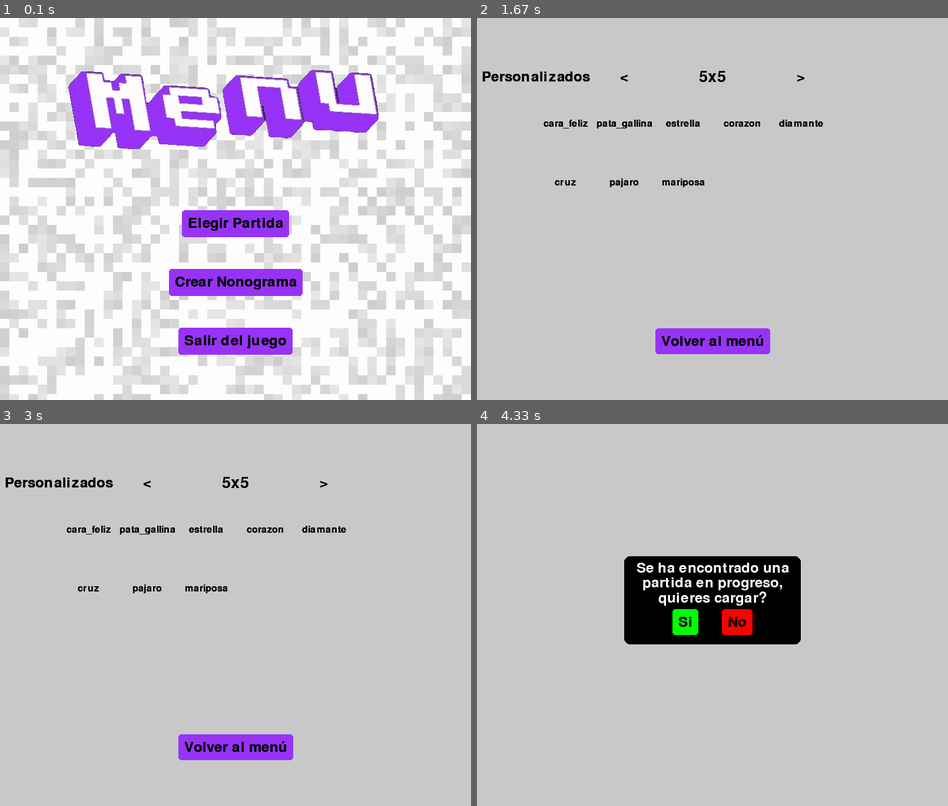
Above: before the commit, frames 1-4 (two rows, left to right).
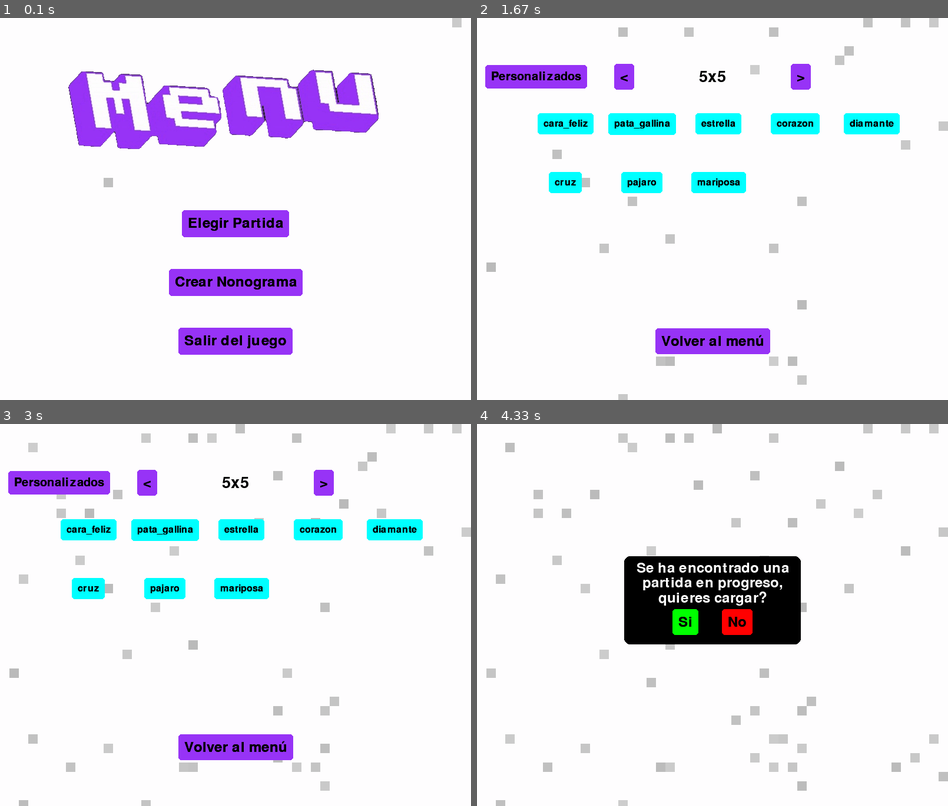
Above: after the commit, the same moments.

Repository: Diego-ipt/Pygame_nonograma
Game: pygame game, started from inicio.py
The game is run twice, just before and just after one commit, with the same random seed, the same clock (stepped at 60 frames per second) and the same inputs.
Inputs (mouse positions are in pixels of both pictures, inside the frame that each line leads up to):
- Up to frame 1 (0.1 s): no input
- Up to frame 2 (1.67 s): click (693, 224) at 0.38 s; click (599, 212) at 0.72 s
- Up to frame 3 (3 s): no input
- Up to frame 4 (4.33 s): click (646, 534) at 3.05 s

The runs differ from the first frame. In frame 1, 36% of the frame differs, in the area x 0-100%, y 0-100%; in frame 2, 97%; in frame 3, 96%; in frame 4, 89%.

Commit message:
Fondo de elegir partida ahora utiliza la animacion de menu principal, mejorado un poco del diseno de botones y arreglado el bug de boton para cambiar tipo de nivel

Diff:
--- a/nonograma_core/Elementos_graficos/elementos_menus.py
+++ b/nonograma_core/Elementos_graficos/elementos_menus.py
@@ -1,3 +1,5 @@
+import random
+
 import pygame
 
 # Función para mostrar texto en la pantalla
@@ -52,6 +54,14 @@
         self.text_input = text
         self.text = self.font.render(str(self.text_input), True, "black")
         self.text_rect = self.text.get_rect(center=(self.x_pos, self.y_pos))
+        # Si no hay imagen, solo actualiza el texto y el rectángulo de colisión
+        if self.image is None:
+            self.hitbox = pygame.Rect(
+                self.text_rect.left - self.rect_padding[0],
+                self.text_rect.top - self.rect_padding[1],
+                self.text_rect.width + 2 * self.rect_padding[0],
+                self.text_rect.height + 2 * self.rect_padding[1]
+            )
 
 class PopUp:
     def __init__(self, pos, size, message, font, base_color, text_color, border_radius=10, padding=20):
@@ -153,3 +163,33 @@
     else:
         print("Error: No se han cargado los fotogramas")
         return indice_fotograma, contador
+
+
+GRID_ESTADO_FONDO_MENU = [[False for _ in range(50)] for _ in range(50)]
+
+
+def dibujar_grid_fondo_menu(pantalla, filas, columnas, tamano_celda, color_activo, color_inactivo):
+    for fila in range(filas):
+        for columna in range(columnas):
+            x = columna * tamano_celda
+            y = fila * tamano_celda
+            celda_surface = pygame.Surface((tamano_celda, tamano_celda), pygame.SRCALPHA)
+            # Definir el color con transparencia (valor alfa entre 0 y 255)
+            color = (*color_activo[:3], random.randrange(50, 70)) if GRID_ESTADO_FONDO_MENU[fila][columna] else (*color_inactivo[:3], 255)
+            # Rellenar la superficie con el color y la transparencia
+            celda_surface.fill(color)
+            # Dibujar la celda en la pantalla
+            pantalla.blit(celda_surface, (x, y))
+
+
+def actualizar_grid_fondo_menu():
+    probabilidad_prenderse = 0.0001
+    probabilidad_apagarse = 0.0002
+    for fila in range(len(GRID_ESTADO_FONDO_MENU)):
+        for columna in range(len(GRID_ESTADO_FONDO_MENU[0])):
+            if GRID_ESTADO_FONDO_MENU[fila][columna]:
+                if random.random() < probabilidad_apagarse:
+                    GRID_ESTADO_FONDO_MENU[fila][columna] = False
+            else:
+                if random.random() < probabilidad_prenderse:
+                    GRID_ESTADO_FONDO_MENU[fila][columna] = True
--- a/nonograma_core/Ventanas/VentanaElegirPartida.py
+++ b/nonograma_core/Ventanas/VentanaElegirPartida.py
@@ -7,7 +7,7 @@
 from nonograma_core.Ventanas.VentanaBase import VentanaBase
 from nonograma_core.Elementos_graficos.colores import *
 from nonograma_core.JuegoNonograma import ANCHO_PANTALLA, ALTO_PANTALLA
-from nonograma_core.Elementos_graficos.elementos_menus import mostrar_texto, Boton, PopUp
+from nonograma_core.Elementos_graficos.elementos_menus import *
 from nonograma_core.Logica.registros import *
 
 def get_levels_name(dificultad_elegida, custom=False):
@@ -47,9 +47,13 @@
 
         #Botones menu
         self.boton_volver = Boton(image=None, pos=(ANCHO_PANTALLA / 2, 550), text_input="Volver al menú", font=pygame.font.SysFont(None, 36), base_color=VIOLETA_MENU, hover_color=FUCSIA)
-        self.boton_izq = Boton(image=None, pos=(ANCHO_PANTALLA / 2 - 150, 100), text_input="<", font=pygame.font.SysFont(None, 36), base_color=GRIS, hover_color=AZUL_OSCURO)
-        self.boton_der = Boton(image=None, pos=(ANCHO_PANTALLA / 2 + 150, 100), text_input=">", font=pygame.font.SysFont(None, 36), base_color=GRIS, hover_color=AZUL_OSCURO)
-        self.boton_personalizado = Boton(image=None, pos=(100, 100), text_input="Personalizados", font=pygame.font.SysFont(None, 36), base_color=GRIS, hover_color=AZUL_OSCURO)
+        self.boton_izq = Boton(image=None, pos=(ANCHO_PANTALLA / 2 - 150, 100), text_input="<", font=pygame.font.SysFont(None, 36), base_color=VIOLETA_MENU, hover_color=FUCSIA)
+        self.boton_der = Boton(image=None, pos=(ANCHO_PANTALLA / 2 + 150, 100), text_input=">", font=pygame.font.SysFont(None, 36), base_color=VIOLETA_MENU, hover_color=FUCSIA)
+
+        self.boton_niveles_personalizados = Boton(image=None, pos=(100, 100), text_input="Personalizados", font=pygame.font.SysFont(None, 30), base_color=VIOLETA_MENU, hover_color=FUCSIA)
+        self.boton_niveles_base = Boton(image=None, pos=(100, 100), text_input="Niveles Base", font=pygame.font.SysFont(None, 30), base_color=VIOLETA_MENU, hover_color=FUCSIA)
+
+        self.boton_niveles_actuales = self.boton_niveles_personalizados
 
         #Popup de confirmacion
         self.popup_guardado = PopUp(pos=(400, 300), size=(300, 150), message="Se ha encontrado una partida en progreso, quieres cargar?", font=pygame.font.SysFont(None, 36), base_color=NEGRO, text_color=BLANCO)
@@ -74,7 +78,11 @@
     def toogle_niveles(self):
         self.custom_toogle = not self.custom_toogle
         self.niveles = self.cargar_niveles(custom=self.custom_toogle)
-        self.boton_personalizado.changeText("Personalizados" if self.custom_toogle else "Niveles Base")
+
+        if self.custom_toogle:
+            self.boton_niveles_actuales = self.boton_niveles_base
+        else:
+            self.boton_niveles_actuales = self.boton_niveles_personalizados
 
     def cargar_partida(self):
         print("cargando partida en progreso..")
@@ -87,7 +95,9 @@
 
     def run(self):
         while True:
-            self.pantalla.fill(GRIS)
+            actualizar_grid_fondo_menu()
+            self.pantalla.fill(BLANCO)
+            dibujar_grid_fondo_menu(self.pantalla, 50, 50, 16, NEGRO, BLANCO_MENU)
             menu_mouse_pos = pygame.mouse.get_pos()
 
             if self.popup_guardado.is_active:
@@ -102,7 +112,7 @@
                             self.popup_guardado.desactivar()
                             return self.iniciar_juego(self.game)
             else:
-                for boton in [self.boton_izq, self.boton_der, self.boton_volver, self.boton_personalizado]:
+                for boton in [self.boton_izq, self.boton_der, self.boton_volver, self.boton_niveles_actuales]:
                     boton.changeColor(menu_mouse_pos)
                     boton.update(self.pantalla)
 
@@ -113,9 +123,9 @@
                 niveles_nombres = self.niveles[0]
                 botones_niveles = []
                 for i, nombre in enumerate(niveles_nombres[:15]):  # Maximo 15 niveles
-                    x = 150 + (i % 5) * 100  # Posición en X para cada columna
+                    x = 150 + (i % 5) * 130  # Posición en X para cada columna
                     y = 180 + (i // 5) * 100  # Posición en Y para cada fila
-                    boton_nivel = Boton(image=None, pos=(x,y), text_input=str(nombre), font=pygame.font.SysFont(None,24), base_color=GRIS, hover_color=AZUL_OSCURO)
+                    boton_nivel = Boton(image=None, pos=(x,y), text_input=str(nombre), font=pygame.font.SysFont(None,24), base_color=CIAN, hover_color=AZUL_CLARO)
                     boton_nivel.changeColor(menu_mouse_pos)
                     boton_nivel.update(self.pantalla)
                     botones_niveles.append((boton_nivel, nombre))
@@ -129,7 +139,7 @@
                             self.cambiar_dificultad(-1)
                         if self.boton_der.checkInput(menu_mouse_pos):
                             self.cambiar_dificultad(1)
-                        if self.boton_personalizado.checkInput(menu_mouse_pos):
+                        if self.boton_niveles_actuales.checkInput(menu_mouse_pos):
                             self.toogle_niveles()
                         if self.boton_volver.checkInput(menu_mouse_pos):
                             return 'menu_principal'
--- a/nonograma_core/Ventanas/VentanaMenuPrincipal.py
+++ b/nonograma_core/Ventanas/VentanaMenuPrincipal.py
@@ -1,35 +1,11 @@
 import pygame
 import sys
-import random
 
 from nonograma_core.Elementos_graficos.AssetManager import AssetManager
-from nonograma_core.Elementos_graficos.elementos_menus import Boton, mostrar_fotogramas
+from nonograma_core.Elementos_graficos.elementos_menus import *
+from nonograma_core.Elementos_graficos.colores import *
 from nonograma_core.Ventanas.VentanaBase import VentanaBase
-from nonograma_core.Elementos_graficos.colores import *
 from nonograma_core.JuegoNonograma import ANCHO_PANTALLA
-
-
-#Funciones para dibujar el fondo del menu
-
-
-def dibujar_grid(pantalla, filas, columnas, tamano_celda, color_activo, color_inactivo, grid_estado):
-    for fila in range(filas):
-        for columna in range(columnas):
-            x = columna * tamano_celda
-            y = fila * tamano_celda
-            celda_surface = pygame.Surface((tamano_celda, tamano_celda), pygame.SRCALPHA)
-            # Definir el color con transparencia (valor alfa entre 0 y 255)
-            color = (*color_activo[:3], random.randrange(25, 50)) if grid_estado[fila][columna] else (*color_inactivo[:3], 255)
-            # Rellenar la superficie con el color y la transparencia
-            celda_surface.fill(color)
-            # Dibujar la celda en la pantalla
-            pantalla.blit(celda_surface, (x, y))
-
-def actualizar_grid(grid_estado, probabilidad_cambio=0.1):
-    for fila in range(len(grid_estado)):
-        for columna in range(len(grid_estado[0])):
-            if random.random() < probabilidad_cambio:
-                grid_estado[fila][columna] = not grid_estado[fila][columna]
 
 
 class VentanaMenuPrincipal(VentanaBase):
@@ -39,7 +15,6 @@
         self.asset = AssetManager()
         self.menu = self.asset.cargar_fotogramas("menu")
         self.indice_fotograma_menu = 0
-        self.grid_estado = [[False for _ in range(50)] for _ in range(50)]
         self.contador_fotogramas = 0
         self.retraso_fotogramas = 10
 
@@ -49,9 +24,9 @@
 
     def run(self):
         while True:
-            actualizar_grid(self.grid_estado)
+            actualizar_grid_fondo_menu()
             self.pantalla.fill(BLANCO)
-            dibujar_grid(self.pantalla, 50, 50, 16, NEGRO, BLANCO_MENU, self.grid_estado)
+            dibujar_grid_fondo_menu(self.pantalla, 50, 50, 16, NEGRO, BLANCO_MENU)
             self.indice_fotograma_menu, self.contador_fotogramas = mostrar_fotogramas(self.menu, self.indice_fotograma_menu, self.contador_fotogramas, self.retraso_fotogramas, 75, 0, self.pantalla)
 
             menu_mouse_pos = pygame.mouse.get_pos()
--- a/nonograma_core/Ventanas/VentanaNonogramaGame.py
+++ b/nonograma_core/Ventanas/VentanaNonogramaGame.py
@@ -104,8 +104,6 @@
                                       offset_x + j * tamano_celda + tamano_celda // 2,
                                       offset_y - 40 - len(columna) * 15 + k * 25)
 
-            ##Por arreglar refactoring
-
 
             # Mostrar el mensaje de confirmación si está activo
             if self.mostrar_mensaje_progreso:
